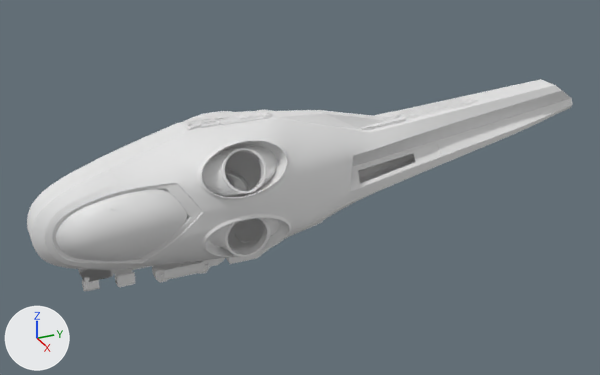
A saved change to the Blender file Ornithopter.blend.
Rendered twice from a camera (50 mm lens) standing at (16.36, -8.35, 10.22) and looking at (-0.19, -0.9, 1.94). Lighting does not change. The marker at lower left points along +X, +Y and +Z.
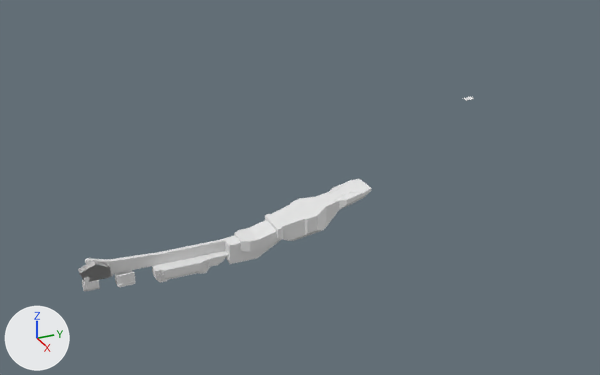
Commit message: Ornithopter 28

ob_cube_051 is not drawn itself; it is used by a modifier of ob_cube_050, ob_cube_055, ob_cube_056, ob_cube_058.

Pixel boxes (x1, y1, x2, y2) of what changed, in the pictures (600 x 375 px):
'PlaneMainBody', hidden: before (45, 79, 573, 270)
'FrontWindShieldCopy.002', hidden: before (63, 187, 164, 259)
'Plane.003', hidden: before (27, 158, 119, 270)
'Plane.002', hidden: before (56, 189, 187, 261)
'Cube.050', reshaped: before (296, 179, 363, 234); after (265, 182, 366, 241)
'Cube.055', added: after (293, 179, 371, 234)
'Plane', hidden: before (271, 110, 386, 129)
'Plane.004', hidden: before (355, 143, 441, 187)
'Cube.005', hidden: before (397, 96, 478, 120)
'FrontWindShieldCopy.001', hidden: before (62, 205, 166, 259)
'Plane.001', hidden: before (43, 157, 121, 270)
'Cube.004', hidden: before (360, 111, 406, 130)
'Cube.002', hidden: before (241, 110, 273, 121)
'Cube.010', hidden: before (215, 114, 248, 125)
'Cube', hidden: before (182, 119, 208, 130)
'Cube.008', hidden: before (380, 112, 401, 120)
'Cube.001', hidden: before (203, 118, 220, 127)
'Cube.056', added: after (327, 183, 360, 205)
'Cube.003', hidden: before (190, 121, 205, 126)
'Cube.058', added: after (330, 188, 352, 200)
'Cube.031', unchanged, uncovered by the edit: before (111, 265, 155, 275); after (85, 239, 226, 275)

What changed in the scene script:
```text
Add me_cube_060:
    me_cube_060.from_pydata(...)  # 29 vertices, 15 faces; spans x -0.327..-0.152, y 1.266..1.905, z 0.717..1.202
Add me_cube_042:
    me_cube_042.from_pydata(...)  # 24 vertices, 22 faces; spans x -0.232..0.232, y -0.367..1.086, z -0.05..0.567
Add me_cube_056:
    me_cube_056.from_pydata(...)  # 57 vertices, 31 faces; spans x -0.52..-0.07, y 0.49..2.21, z 0.36..1.27
Change ob_planemainbody:
    add ob_planemainbody.hide_set(True)
Change ob_plane_001:
    add ob_plane_001.hide_set(True)
Change ob_plane_002:
    add ob_plane_002.hide_set(True)
Change ob_frontwindshieldcopy_001:
    add ob_frontwindshieldcopy_001.hide_set(True)
Change ob_frontwindshieldcopy_002:
    add ob_frontwindshieldcopy_002.hide_set(True)
Change ob_plane_003:
    add ob_plane_003.hide_set(True)
Change ob_plane_004:
    add ob_plane_004.hide_set(True)
Change ob_cube:
    add ob_cube.hide_set(True)
Change ob_cube_003:
    add ob_cube_003.hide_set(True)
Change ob_cube_001:
    add ob_cube_001.hide_set(True)
Change ob_cube_010:
    add ob_cube_010.hide_set(True)
Change ob_cube_002:
    add ob_cube_002.hide_set(True)
Change ob_plane:
    add ob_plane.hide_set(True)
Change ob_cube_004:
    add ob_cube_004.hide_set(True)
Change ob_cube_005:
    add ob_cube_005.hide_set(True)
Change ob_cube_008:
    add ob_cube_008.hide_set(True)
Add ob_cube_056:
    ob_cube_056 = bpy.data.objects.new('Cube.056', me_cube_060)
    ob_cube_056.location = (0.0, -1.45, 0.55)
    _m = ob_cube_056.modifiers.new('BTool_Cube.051', 'BOOLEAN')
    _m.object = ob_cube_051
    _m = ob_cube_056.modifiers.new('Mirror', 'MIRROR')
    _m.use_bisect_axis = (True, False, False)
    _m.use_bisect_flip_axis = (True, False, False)
Add ob_cube_051:
    ob_cube_051 = bpy.data.objects.new('Cube.051', me_cube_042)
    ob_cube_051.location = (0.0, -1.38, 0.557)
    ob_cube_051.visible_camera = False
    ob_cube_051.visible_diffuse = False
    ob_cube_051.visible_glossy = False
    ob_cube_051.visible_transmission = False
    ob_cube_051.hide_render = True
Add ob_cube_055:
    ob_cube_055 = bpy.data.objects.new('Cube.055', me_cube_056)
    ob_cube_055.location = (0.0, -1.45, 0.56)
    _m = ob_cube_055.modifiers.new('BTool_Cube.051', 'BOOLEAN')
    _m.object = ob_cube_051
    _m = ob_cube_055.modifiers.new('Mirror', 'MIRROR')
    _m.use_bisect_axis = (True, False, False)
    _m.use_bisect_flip_axis = (True, False, False)
```
